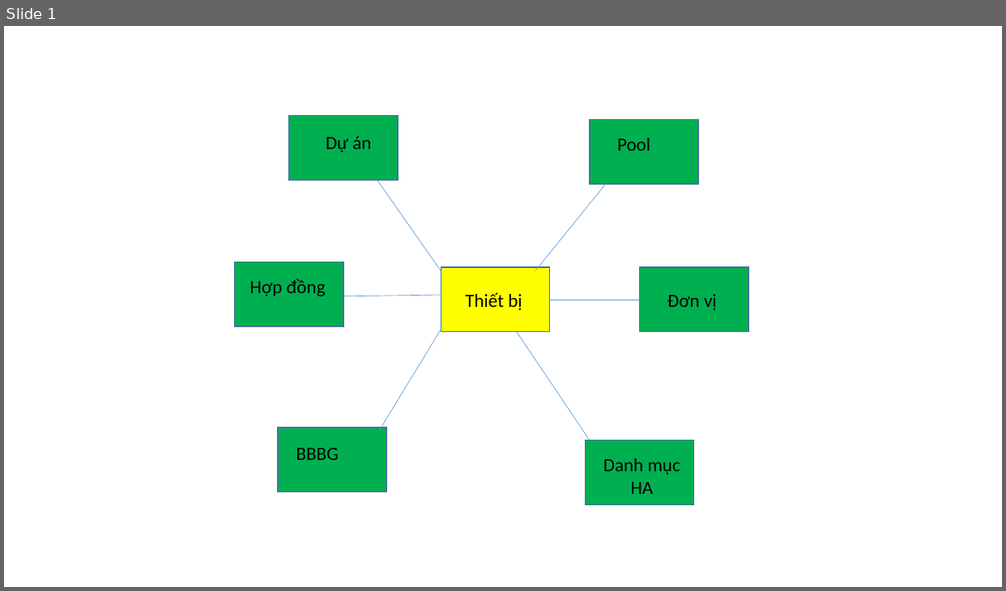
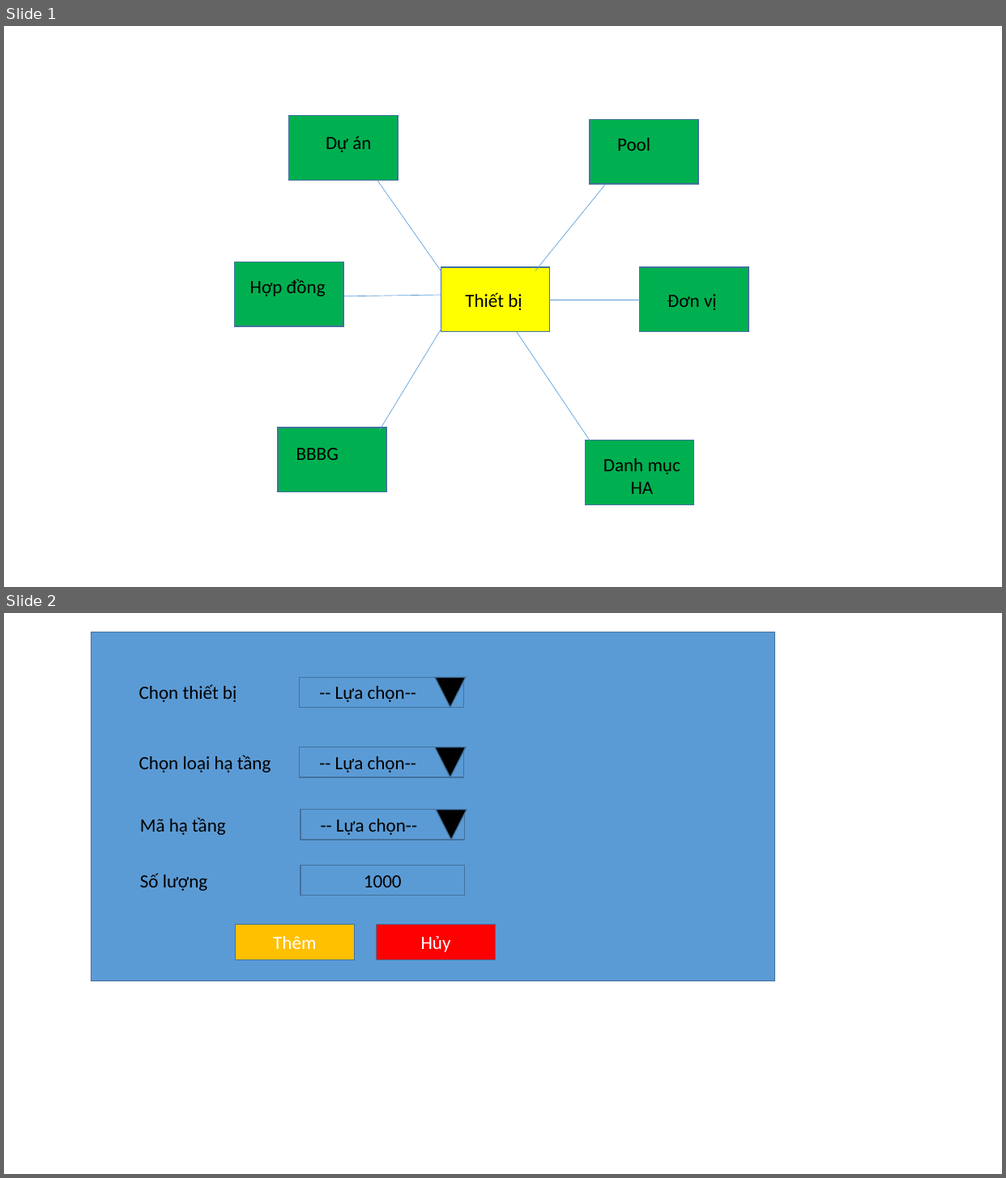
Before and after one commit to lamxung55/infra_supply, a slide deck: doc/Data.pptx. Shown one above the other, each under a label of ours: slide 1 before the commit, slides 1 and 2 after it. The pictures are 1006x591 and 1006x1178 pixels, drawn with LibreOffice and Linux fonts; fonts in the diff are those of the drawing. Boxes give left, top, right and bottom in pixels: in the first picture for what was removed or moved away, otherwise in the second. Text is boxed around its words. In the diff, an @@ line names an element or a change of style, - is before the commit and + after.

```diff
--- a/doc/Data.pptx
+++ b/doc/Data.pptx
@@ slide 2 added at [4, 613, 1002, 1174], background #FFFFFF @@
@@ rectangle added at [91, 632, 775, 982], fill #5B9BD5, outline #43739E 1 pt @@
@@ text added at [139, 684, 236, 702], 18 pt, text #000000 @@
+Chọn thiết bị
@@ rectangle added at [300, 677, 463, 707], fill #5B9BD5, outline #43739E 1 pt @@
@@ triangle added at [435, 677, 466, 707], fill #000000, outline #43739E 1 pt @@
@@ text added at [335, 686, 416, 702], 18 pt, text #000000 @@
+-- Lựa chọn--
@@ text added at [139, 755, 271, 773], 18 pt, text #000000 @@
+Chọn loại hạ tầng
@@ rectangle added at [300, 747, 463, 777], fill #5B9BD5, outline #43739E 1 pt @@
@@ text added at [335, 756, 416, 773], 18 pt, text #000000 @@
+-- Lựa chọn--
@@ triangle added at [435, 747, 466, 777], fill #000000, outline #43739E 1 pt @@
@@ text added at [140, 817, 225, 835], 18 pt, text #000000 @@
+Mã hạ tầng
@@ rectangle added at [300, 810, 464, 840], fill #5B9BD5, outline #43739E 1 pt @@
@@ text added at [336, 819, 417, 835], 18 pt, text #000000 @@
+-- Lựa chọn--
@@ triangle added at [436, 810, 467, 840], fill #000000, outline #43739E 1 pt @@
@@ text added at [140, 873, 208, 891], 18 pt, text #000000 @@
+Số lượng
@@ rectangle added at [300, 865, 464, 895], fill #5B9BD5, outline #43739E 1 pt, 18 pt, text #000000 @@
+1000
@@ rectangle added at [236, 924, 355, 960], fill #FFC000, outline #43739E 1 pt, 18 pt, text #FFFFFF @@
+Thêm
@@ rectangle added at [376, 924, 495, 960], fill #FF0000, outline #43739E 1 pt, 18 pt, text #FFFFFF @@
+Hủy
```
Also in this commit, not shown: 29 other files.
